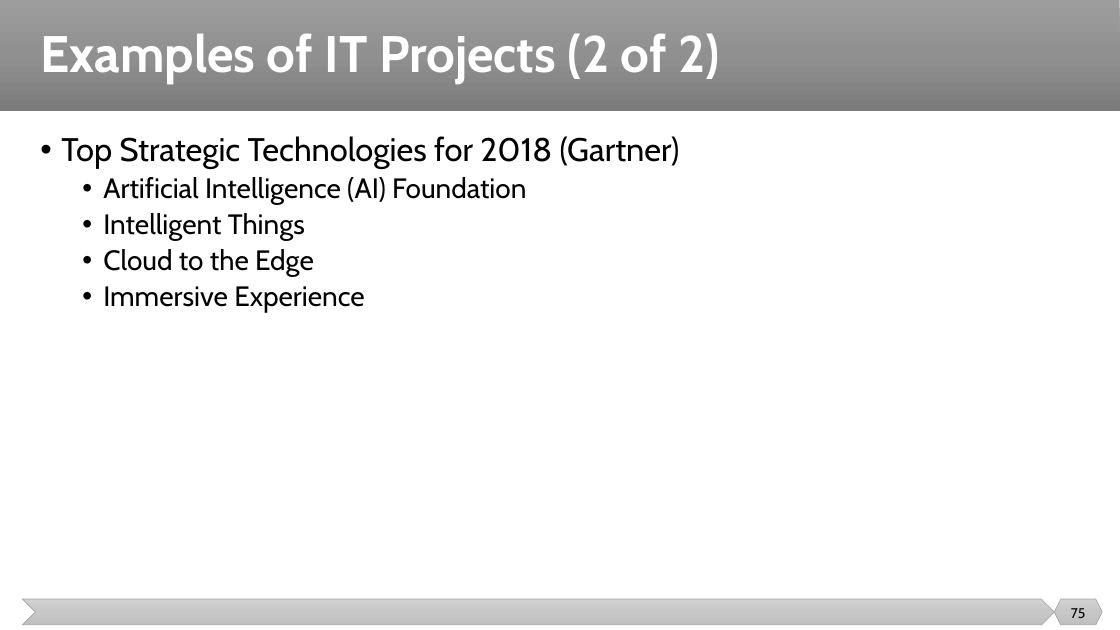
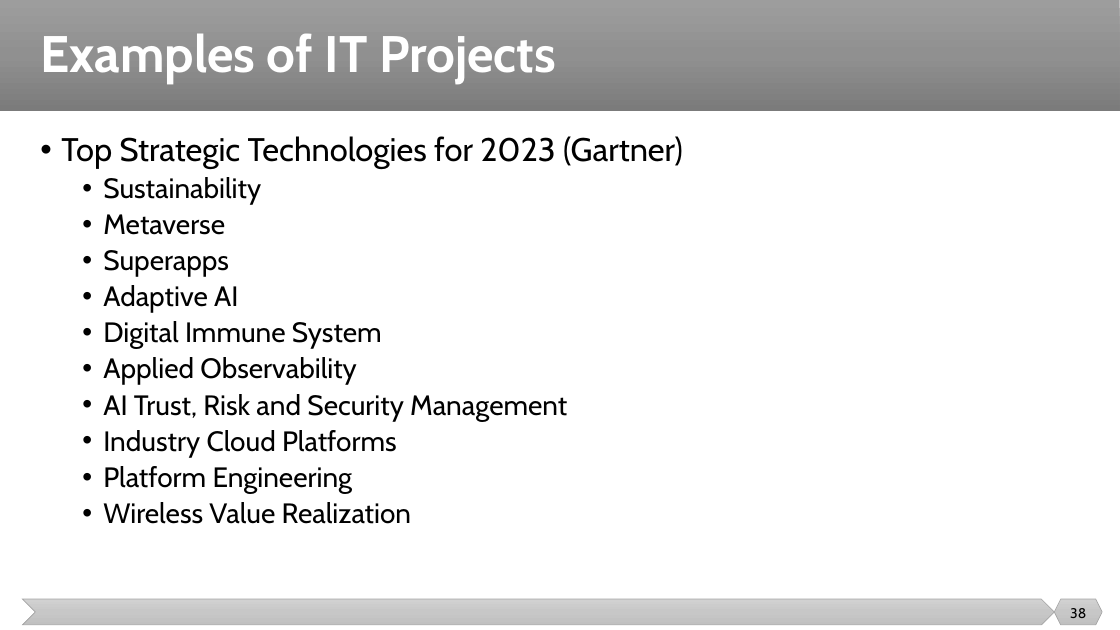
Before and after one commit to malenezi/malenezi, a slide deck: slide 38 of SE423/Lectures/1-Introduction/Introduction.pptx (slide 75 before the commit). Drawn at 1120x630 pixels with LibreOffice and Linux fonts; fonts in the diff are those of the drawing. Boxes give left, top, right and bottom in pixels: in the first picture for what was removed or moved away, otherwise in the second. Text is boxed around its words. In the diff, an @@ line names an element or a change of style, - is before the commit and + after.

```diff
--- a/SE423/Lectures/1-Introduction/Introduction.pptx
+++ b/SE423/Lectures/1-Introduction/Introduction.pptx
@@ title at [40,33,556,83]: text changed @@
-Examples of IT Projects (2 of 2)
+Examples of IT Projects
@@ text at [61,136,683,524]: text changed @@
-• Top Strategic Technologies for 2018 (Gartner)
-  • Artificial Intelligence (AI) Foundation
-  • Intelligent Things
-  • Cloud to the Edge
-  • Immersive Experience
+• Top Strategic Technologies for 2023 (Gartner)
+  • Sustainability
+  • Metaverse
+  • Superapps
+  • Adaptive AI
+  • Digital Immune System
+  • Applied Observability
+  • AI Trust, Risk and Security Management
+  • Industry Cloud Platforms
+  • Platform Engineering
+  • Wireless Value Realization
@@ page number at [1070,608,1086,618]: text changed @@
-75
+38
```
Also in this commit, not shown: 23 other slides changed, 9 slides added, 14 slides removed, 1 other file.
